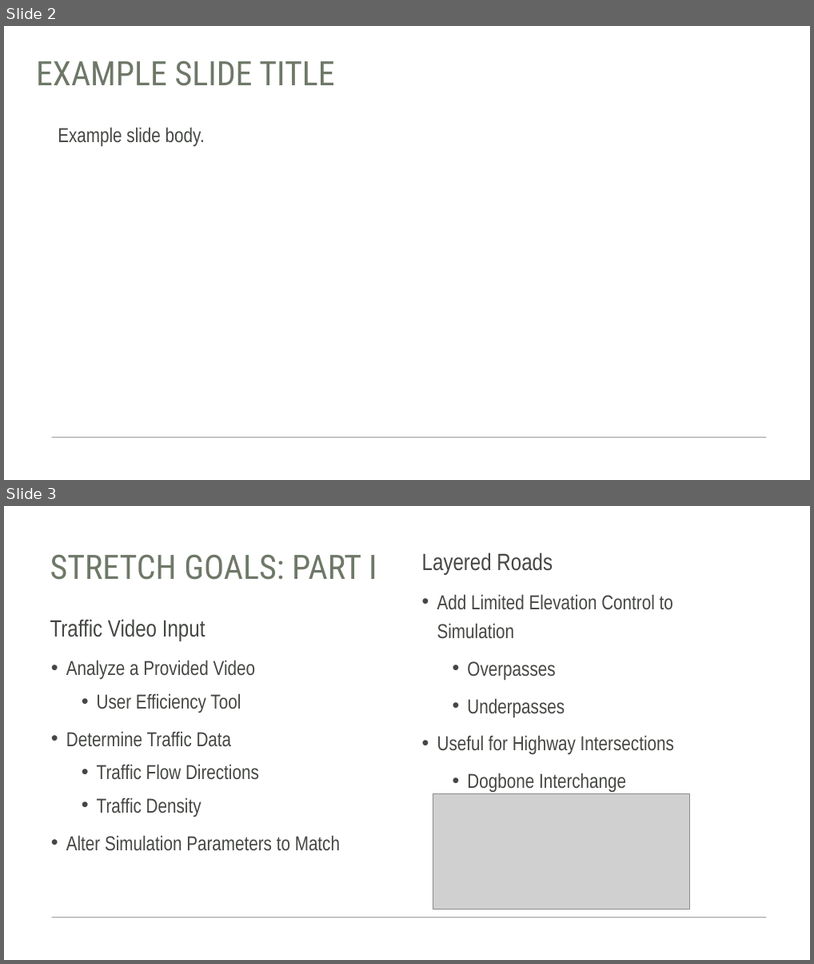
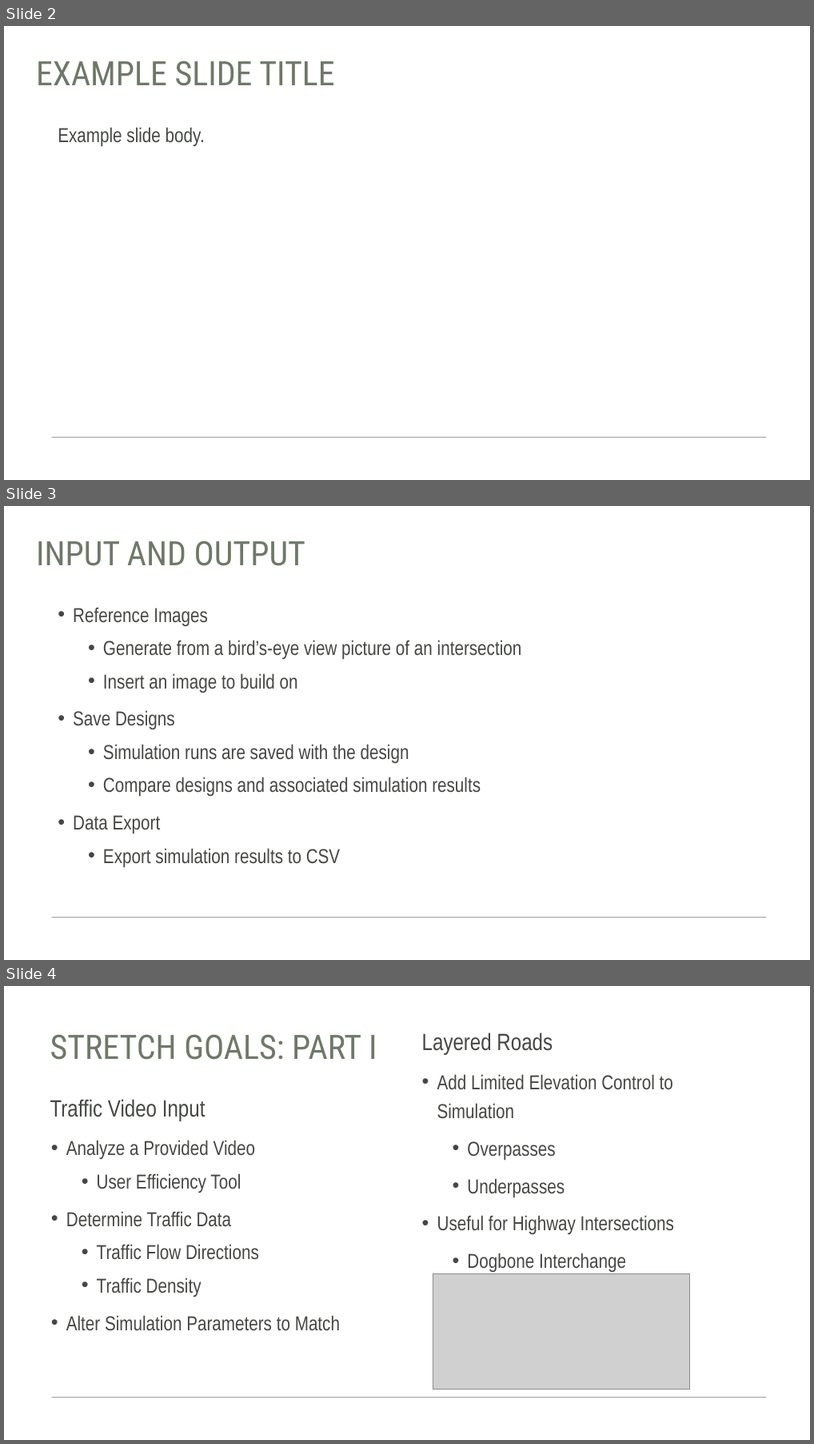
Before and after one commit to Team-Gala-JP/Team-Gala-JP, a slide deck: Traffic Sim.pptx. Shown one above the other, each under a label of ours: slides 2 and 3 before the commit, slides 2, 3 and 4 after it. The pictures are 814x964 and 814x1444 pixels, drawn with LibreOffice and Linux fonts; fonts in the diff are those of the drawing; grey boxes stand for pictures. Boxes give left, top, right and bottom in pixels: in the first picture for what was removed or moved away, otherwise in the second. Text is boxed around its words. In the diff, an @@ line names an element or a change of style, - is before the commit and + after.

Commit message:
Input and Output Slide

```diff
--- a/Traffic Sim.pptx
+++ b/Traffic Sim.pptx
@@ slide 3 added at box(4, 506, 810, 960), background #FFFFFF; not listed: 1 template element that a slide beside it also shows @@
@@ title added at box(36, 541, 306, 566), 40 pt, text #6E7868 @@
+INPUT AND OUTPUT
@@ text added at box(73, 608, 522, 868), 24 pt, text #444742 @@
+• Reference Images
+  • Generate from a bird’s-eye view picture of an intersection
+  • Insert an image to build on
+• Save Designs
+  • Simulation runs are saved with the design
+  • Compare designs and associated simulation results
+• Data Export
+  • Export simulation results to CSV
@@ what was slide 3 is now slide 4 @@
```
